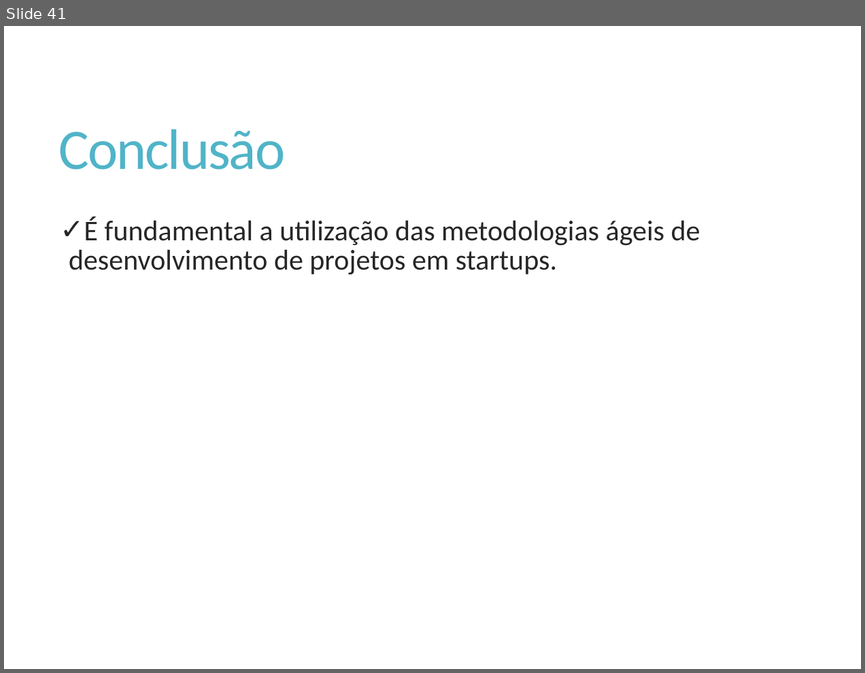
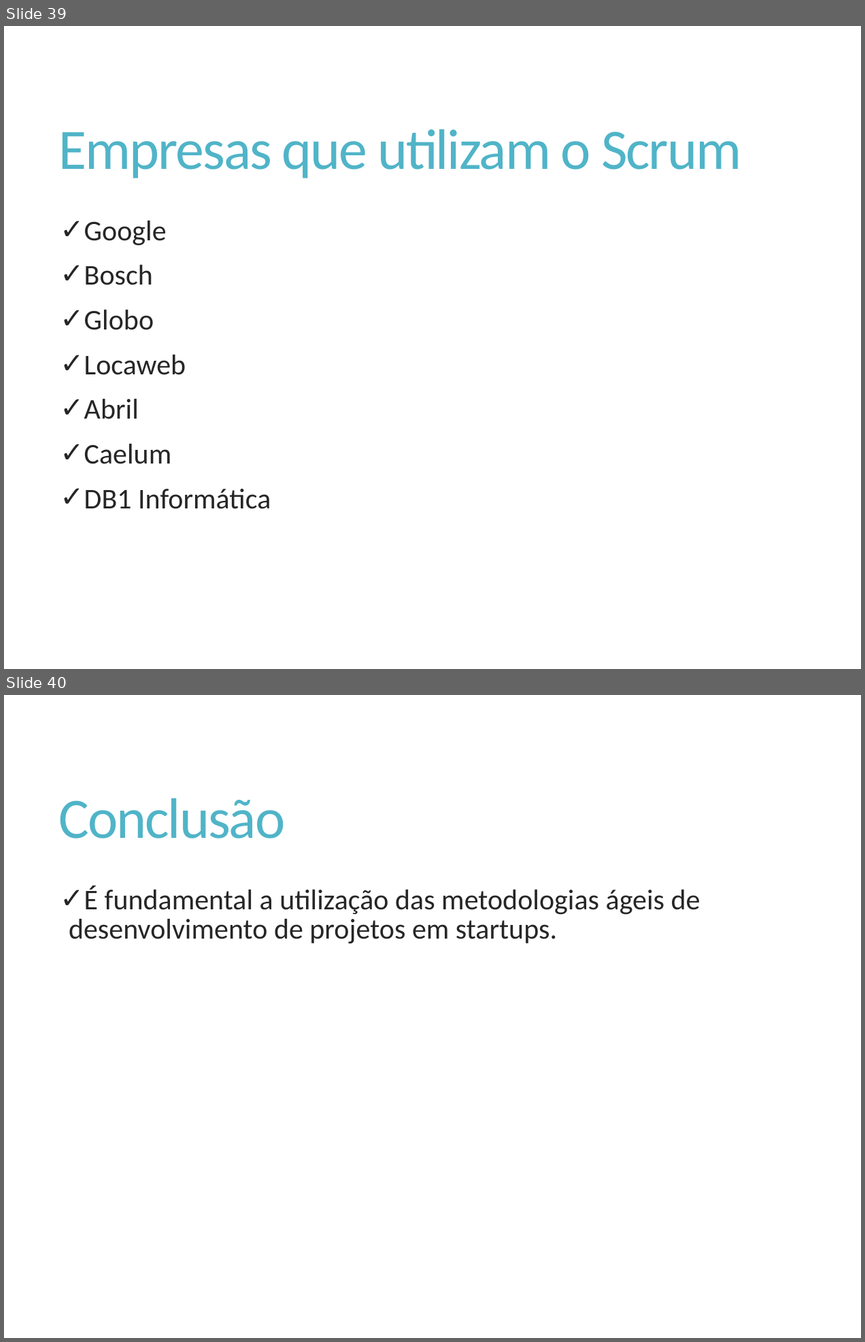
Before and after one commit to Elton-Garbin/TCC-2016, a slide deck: StartIdea/StartIdea.Docs/Apresentacao.pptx. Shown one above the other, each under a label of ours: slide 41 before the commit, slides 39 and 40 after it. The pictures are 865x673 and 865x1342 pixels, drawn with LibreOffice and Linux fonts; fonts in the diff are those of the drawing. Boxes give left, top, right and bottom in pixels: in the first picture for what was removed or moved away, otherwise in the second. Text is boxed around its words. In the diff, an @@ line names an element or a change of style, - is before the commit and + after.

```diff
--- a/StartIdea/StartIdea.Docs/Apresentacao.pptx
+++ b/StartIdea/StartIdea.Docs/Apresentacao.pptx
@@ slide 39 added at <box>4,26,861,669</box>, background #FFFFFF @@
@@ title added at <box>59,129,741,178</box>, 48 pt, text #50B4C8 @@
+Empresas que utilizam o Scrum
@@ text added at <box>84,220,271,509</box>, 24 pt, text #262626 @@
+✓ Google
+✓ Bosch
+✓ Globo
+✓ Locaweb
+✓ Abril
+✓ Caelum
+✓ DB1 Informática
@@ what was slide 41 is now slide 40 @@
```
Also in this commit, not shown: 5 slides changed, 2 slides removed.
